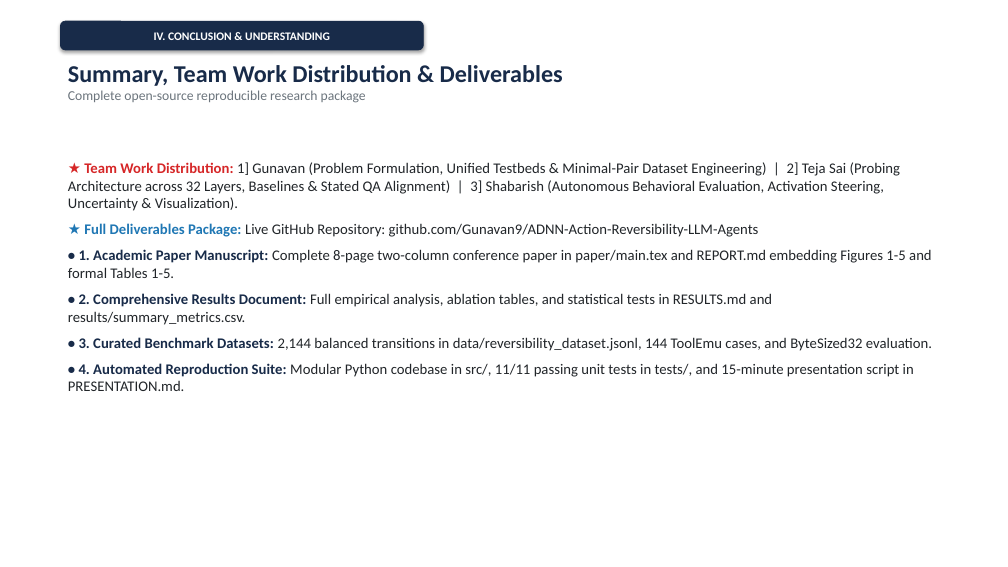
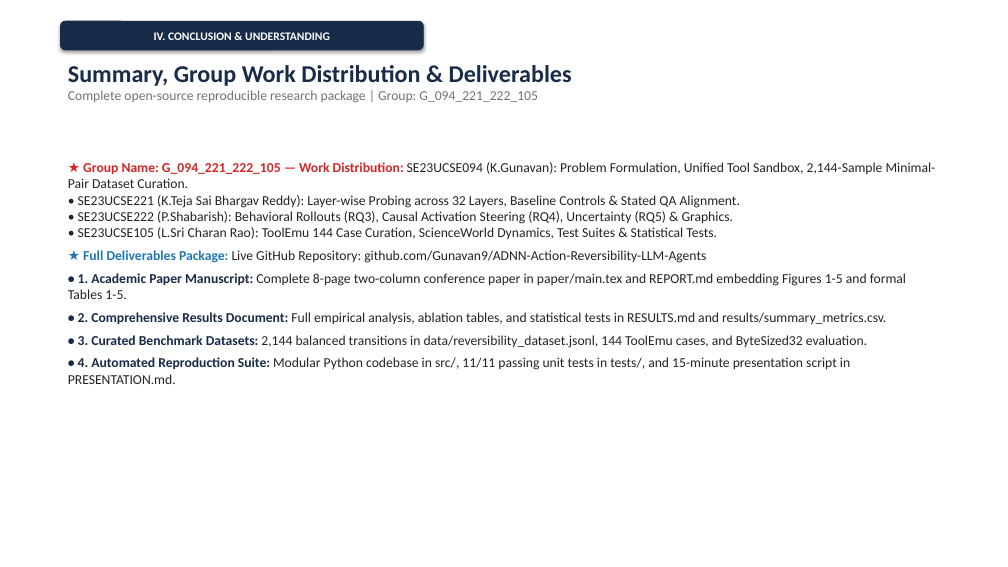
Before and after one commit to Gunavan9/ADNN-Action-Reversibility-LLM-Agents, a slide deck: slide 14 of ADNN_Project_Reversibility_Presentation.pptx. Drawn at 1008x567 pixels with LibreOffice and Linux fonts; fonts in the diff are those of the drawing. Boxes give left, top, right and bottom in pixels: in the first picture for what was removed or moved away, otherwise in the second. Text is boxed around its words. In the diff, an @@ line names an element or a change of style, - is before the commit and + after.

Commit message:
Update group name to G_094_221_222_105 and add full student IDs for K.Gunavan, K.Teja Sai Bhargav Reddy, P.Shabarish, L.Sri Charan Rao

```diff
--- a/ADNN_Project_Reversibility_Presentation.pptx
+++ b/ADNN_Project_Reversibility_Presentation.pptx
@@ text at [68,65,572,103]: text changed @@
-Summary, Team Work Distribution & Deliverables
-Complete open-source reproducible research package
+Summary, Group Work Distribution & Deliverables
+Complete open-source reproducible research package | Group: G_094_221_222_105
@@ text at [68,162,936,240]: text changed; size 14 to 13 pt @@
-★ Team Work Distribution: 1] Gunavan (Problem Formulation, Unified Testbeds & Minimal-Pair Dataset Engineering) | 2] Teja Sai (Probing Architecture across 32 Layers, Baselines & Stated QA Alignment) | 3] Shabarish (Autonomous Behavioral Evaluation, Activation Steering, Uncertainty & Visualization).
+★ Group Name: G_094_221_222_105 — Work Distribution: SE23UCSE094 (K.Gunavan): Problem Formulation, Unified Tool Sandbox, 2,144-Sample Minimal-Pair Dataset Curation.
+• SE23UCSE221 (K.Teja Sai Bhargav Reddy): Layer-wise Probing across 32 Layers, Baseline Controls & Stated QA Alignment.
+• SE23UCSE222 (P.Shabarish): Behavioral Rollouts (RQ3), Causal Activation Steering (RQ4), Uncertainty (RQ5) & Graphics.
+• SE23UCSE105 (L.Sri Charan Rao): ToolEmu 144 Case Curation, ScienceWorld Dynamics, Test Suites & Statistical Tests.
@@ text at [68,250,906,384]: size 14 to 13 pt in "★ Full Deliverables Package: Live GitHub Repository: ...", "• 1. Academic Paper Manuscript: Complete 8-page ...", "• 2. Comprehensive Results Document: Full empirical ...", "• 3. Curated Benchmark Datasets: 2,144 balanced ..." and 1 more places; less space between paragraphs @@
```
Also in this commit, not shown: 1 other slide changed, 6 other files.
